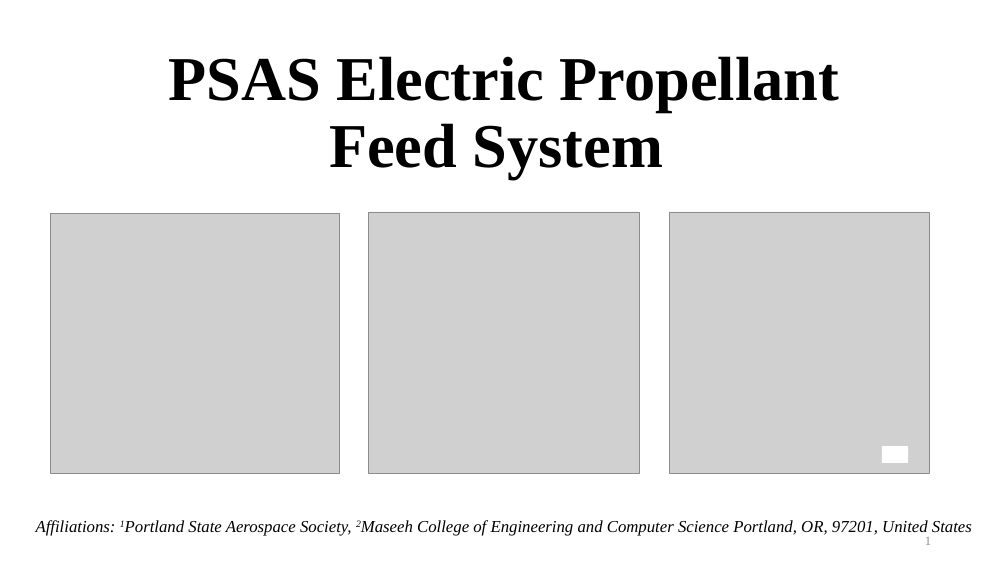
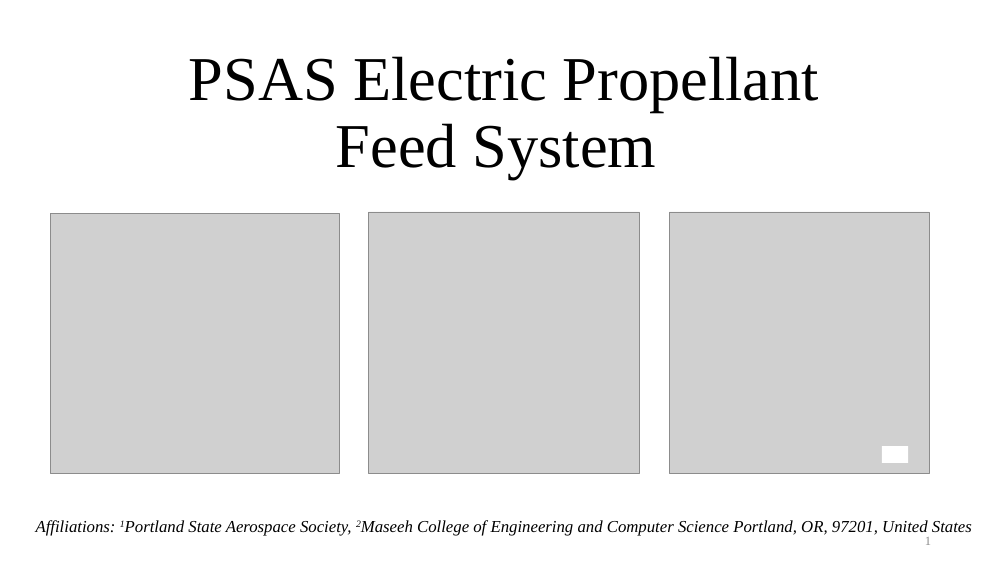
Before and after one commit to psas/electric-feed-system-prototype, a slide deck: slide 1 of Docs/Presentations/Slides/#1-2 title intro problem desc.pptx. Drawn at 1008x567 pixels with LibreOffice and Linux fonts; fonts in the diff are those of the drawing; grey boxes stand for pictures. Boxes give left, top, right and bottom in pixels: in the first picture for what was removed or moved away, otherwise in the second. Text is boxed around its words. In the diff, an @@ line names an element or a change of style, - is before the commit and + after.

Commit message:
small stuff

```diff
--- a/Docs/Presentations/Slides/#1-2 title intro problem desc.pptx
+++ b/Docs/Presentations/Slides/#1-2 title intro problem desc.pptx
@@ title "PSAS Electric Propellant Feed System" at [189,56,819,179]: bold off @@
```
